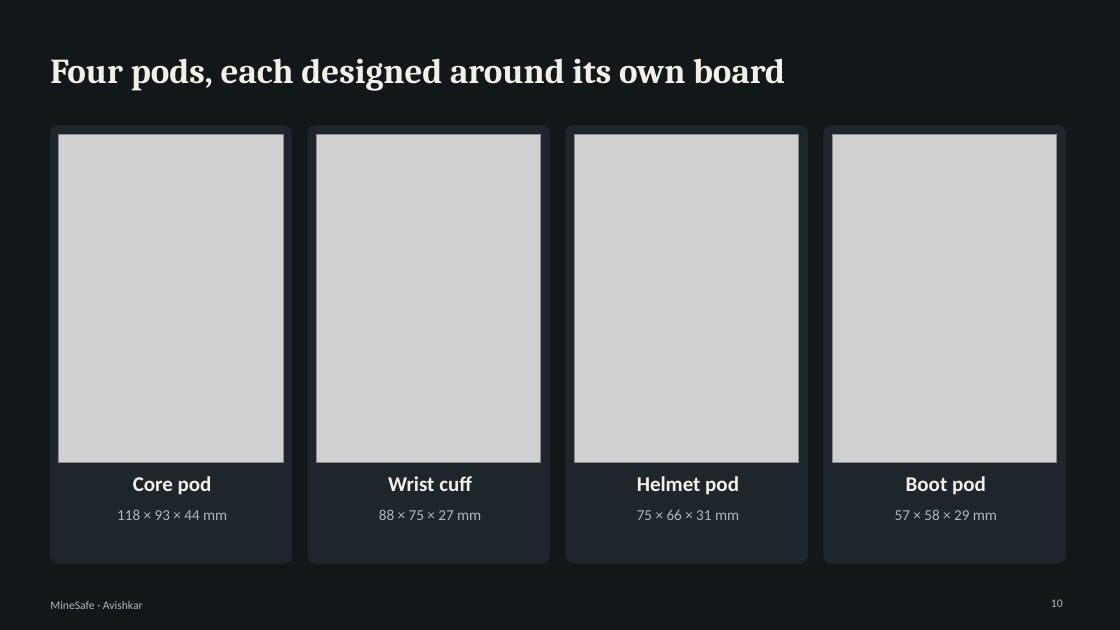
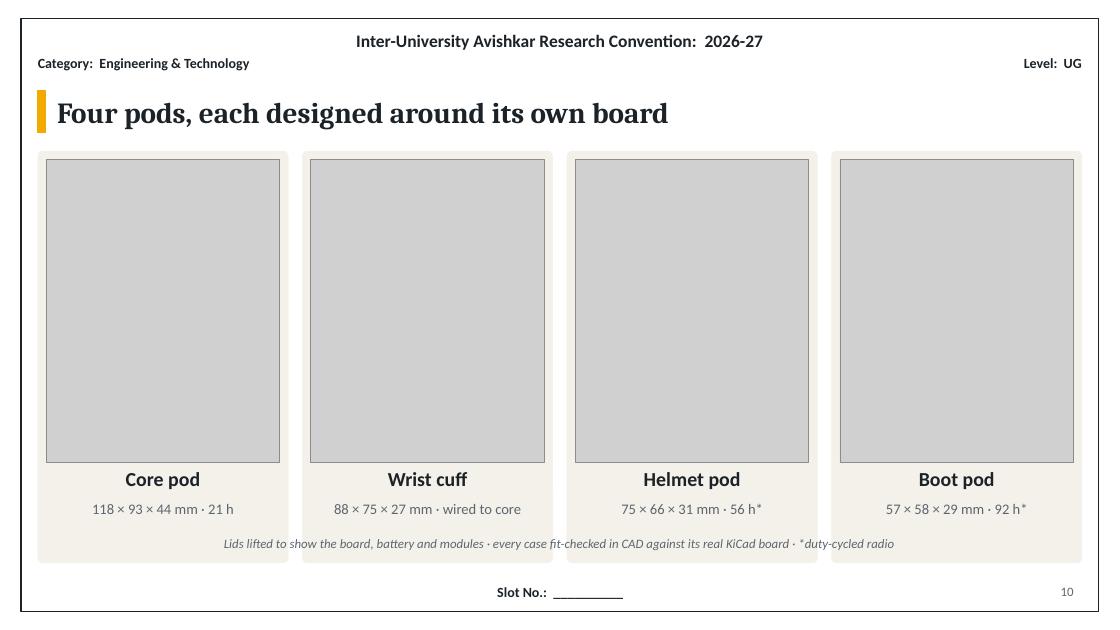
Before and after one commit to Manas-36/MINESAFE, a slide deck: slide 10 of presentation/avishkar/MineSafe_Avishkar.pptx. Drawn at 1120x630 pixels with LibreOffice and Linux fonts; fonts in the diff are those of the drawing; grey boxes stand for pictures. Boxes give left, top, right and bottom in pixels: in the first picture for what was removed or moved away, otherwise in the second. Text is boxed around its words. In the diff, an @@ line names an element or a change of style, - is before the commit and + after.

```diff
--- a/presentation/avishkar/MineSafe_Avishkar.pptx
+++ b/presentation/avishkar/MineSafe_Avishkar.pptx
@@ background #12171A to #FFFFFF @@
@@ rectangle added at box(21, 18, 1099, 612), outline #1B2329 1.25 pt @@
@@ text added at box(38, 58, 249, 71), 12 pt, text #1B2329, bold @@
+Category: Engineering & Technology
@@ text added at box(356, 34, 763, 50), 15 pt, text #1B2329, bold @@
+Inter-University Avishkar Research Convention: 2026-27
@@ text added at box(1024, 58, 1082, 68), 12 pt, text #1B2329, bold @@
+Level: UG
@@ title "Four pods, each designed around ...": place and size @@
-title "Four pods, each designed around ..." at box(50, 58, 785, 91)
+title "Four pods, each designed around ..." at box(57, 102, 669, 130)
@@ title "Four pods, each designed around ..." at box(57, 102, 669, 130): size 30 to 25 pt, text colour #F3F0E8 to #1B2329 @@
@@ rectangle added at box(38, 91, 45, 133), fill #F2A900, outline #F2A900 1 pt @@
@@ rounded rectangle: place and size @@
-rounded rectangle at box(50, 126, 292, 563)
+rounded rectangle at box(38, 151, 288, 563)
@@ picture: place and size @@
-picture at box(59, 134, 283, 462)
+picture at box(46, 160, 280, 462)
@@ rounded rectangle: place and size @@
-rounded rectangle at box(308, 126, 549, 563)
+rounded rectangle at box(302, 151, 553, 563)
@@ picture: place and size @@
-picture at box(317, 134, 541, 462)
+picture at box(311, 160, 544, 462)
@@ rounded rectangle: place and size @@
-rounded rectangle at box(566, 126, 807, 563)
+rounded rectangle at box(567, 151, 818, 563)
@@ picture: place and size @@
-picture at box(575, 134, 799, 462)
+picture at box(576, 160, 809, 462)
@@ fill #1E262B to #F4F1EA; outline #1E262B 1 pt to #F4F1EA 0.5 pt; proportions changed in 4 elements at box(302, 151, 553, 563), box(567, 151, 818, 563), box(38, 151, 288, 563), box(832, 151, 1082, 563) @@
@@ rounded rectangle: place and size @@
-rounded rectangle at box(824, 126, 1065, 563)
+rounded rectangle at box(832, 151, 1082, 563)
@@ picture: place and size @@
-picture at box(833, 134, 1057, 462)
+picture at box(840, 160, 1074, 462)
@@ text "Core pod": place and size @@
-text "Core pod" at box(133, 476, 212, 495)
+text "Core pod" at box(126, 472, 200, 489)
@@ text "Helmet pod": place and size @@
-text "Helmet pod" at box(637, 476, 739, 495)
+text "Helmet pod" at box(644, 472, 741, 489)
@@ size 18 to 17 pt, text colour #F3F0E8 to #1B2329 in 4 elements at box(388, 472, 467, 486), box(644, 472, 741, 489), box(126, 472, 200, 489), box(919, 472, 995, 489) @@
@@ text "Boot pod": place and size @@
-text "Boot pod" at box(906, 476, 986, 495)
+text "Boot pod" at box(919, 472, 995, 489)
@@ text at box(92, 504, 234, 514): text changed; size 13 to 12.5 pt; text colour #AEB7BE to #5B6670 @@
-118 × 93 × 44 mm
+118 × 93 × 44 mm · 21 h
@@ text at box(334, 504, 521, 514): text changed; size 13 to 12.5 pt; text colour #AEB7BE to #5B6670 @@
-88 × 75 × 27 mm
+88 × 75 × 27 mm · wired to core
@@ text at box(621, 504, 763, 514): text changed; size 13 to 12.5 pt; text colour #AEB7BE to #5B6670 @@
-75 × 66 × 31 mm
+75 × 66 × 31 mm · 56 h*
@@ text at box(886, 504, 1028, 514): text changed; size 13 to 12.5 pt; text colour #AEB7BE to #5B6670 @@
-57 × 58 × 29 mm
+57 × 58 × 29 mm · 92 h*
@@ text added at box(224, 539, 894, 550), 11 pt, text #5B6670, italic @@
+Lids lifted to show the board, battery and modules · every case fit-checked in CAD against its real KiCad board · *duty-cycled radio
@@ text added at box(497, 587, 547, 597), 12 pt, text #1B2329, bold @@
+Slot No.: __________
@@ page number: place and size @@
-page number at box(1051, 599, 1063, 607)
+page number at box(1061, 587, 1074, 596)
@@ page number at box(1061, 587, 1074, 596): size 10 to 11 pt, text colour #AEB7BE to #5B6670 @@
@@ text removed at box(50, 601, 143, 609) @@
-MineSafe · Avishkar
```
Also in this commit, not shown: 8 other slides changed, 5 slides added, 4 slides removed, 12 other files.
